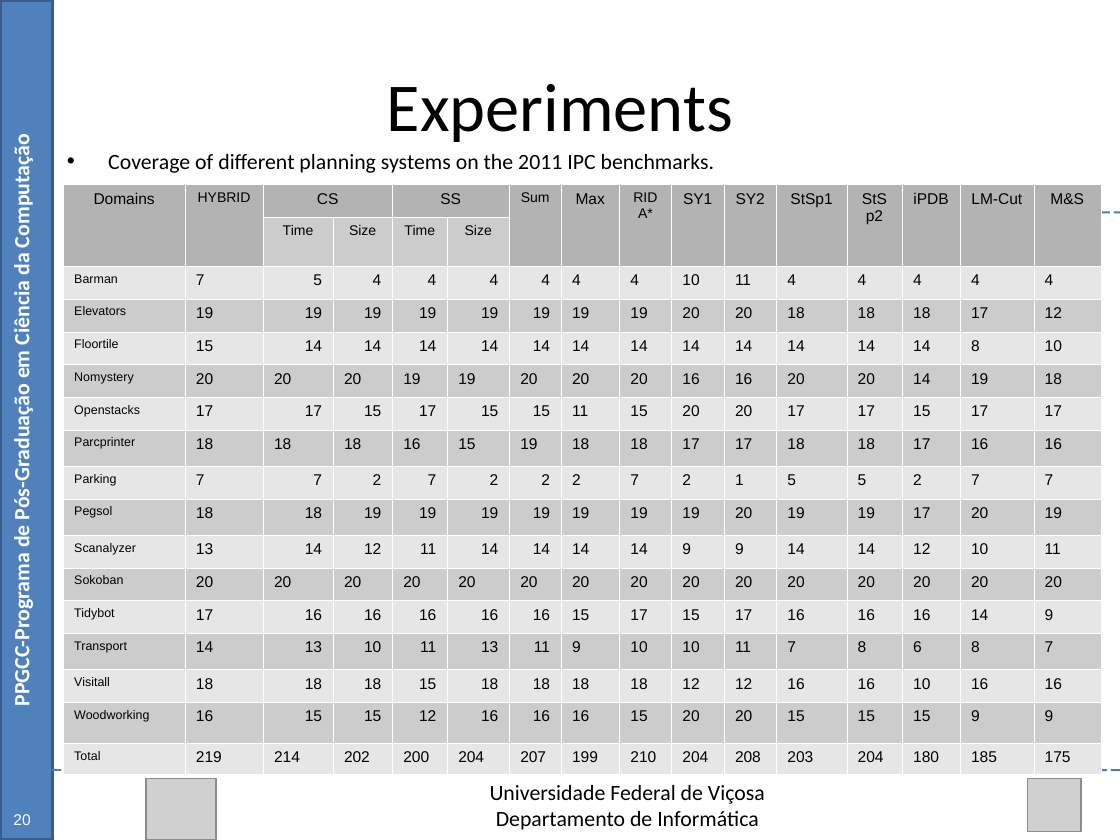
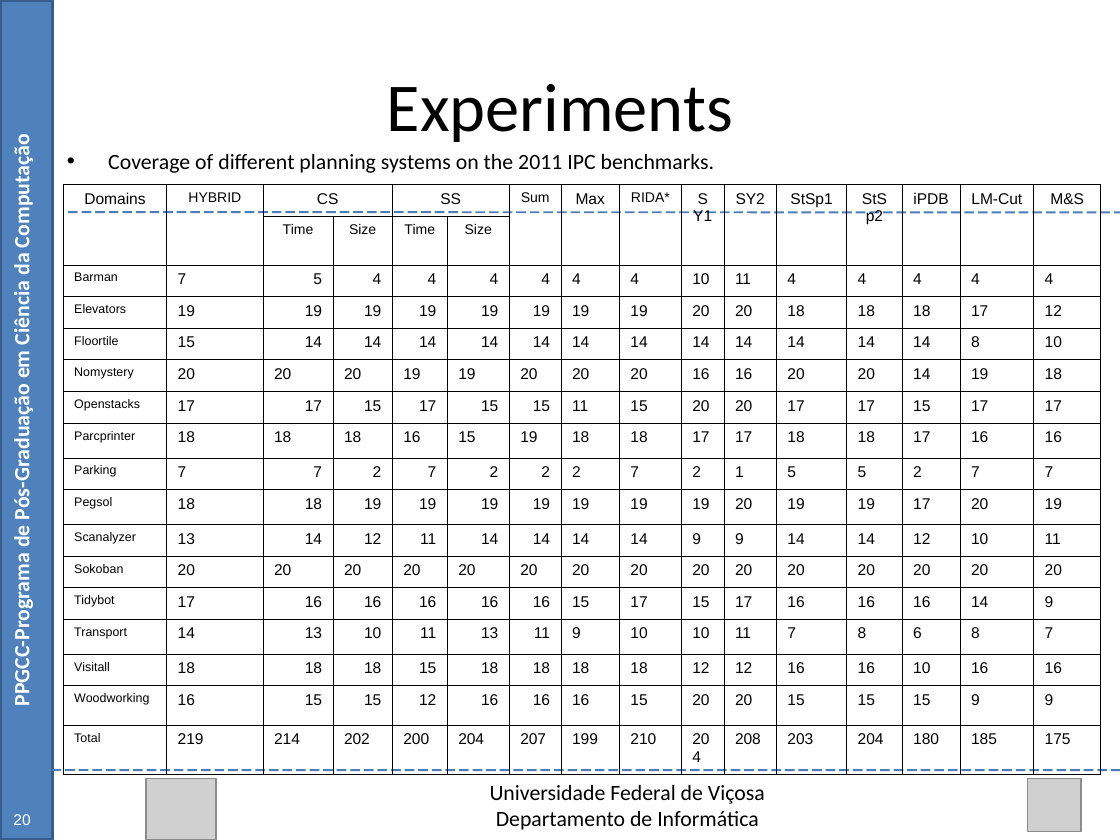
Before and after one commit to Marvinsky/research-marvin, a slide deck: slide 62 of latex/odp/dissertation_v12.odp. Drawn at 1120x840 pixels with LibreOffice and Linux fonts; fonts in the diff are those of the drawing; grey boxes stand for pictures. Boxes give left, top, right and bottom in pixels: in the first picture for what was removed or moved away, otherwise in the second. Text is boxed around its words. In the diff, an @@ line names an element or a change of style, - is before the commit and + after.

Commit message:
update v12

```diff
--- a/latex/odp/dissertation_v12.odp
+++ b/latex/odp/dissertation_v12.odp
@@ table at <box>63,185,1099,774</box> @@
@@ fill #B3B3B3 to none in 14 cells @@
@@ fill #CCCCCC to none in 116 cells @@
@@ fill #E6E6E6 to none in 128 cells @@
@@ borders changed @@
```
Also in this commit, not shown: 5 other slides changed, 1 slide added.
